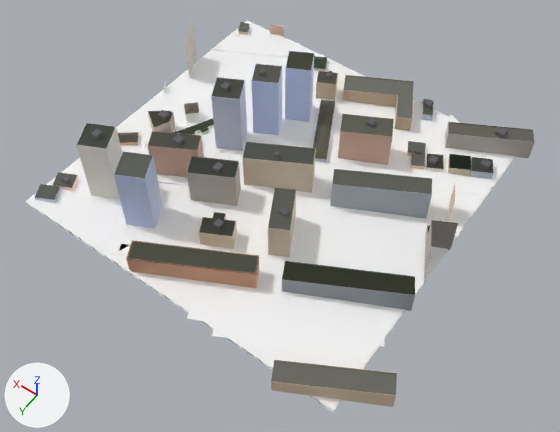
Two versions of the glTF model public/tiles/0/-3_-12.glb, one commit apart.
One viewpoint serves both versions: a camera (50 mm lens) standing at (-854.0, 3246.0, 573.0) and looking at (-662.0, 2977.0, 150.0). The lights are fixed; the arrows at lower left show +X, +Y and +Z. The first picture is the older version. Where no turn or scale is listed for an object, it has been applied to the vertices. Vertices at exactly the same position are counted once.

The first picture shows 't0_-3_-12'.
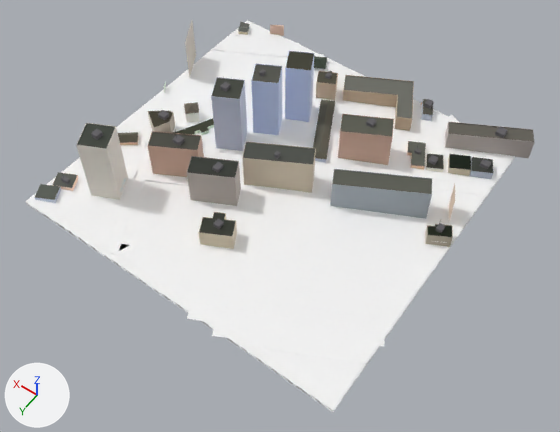
Where the newer file only moved an object's origin or applied its transform, the numbers keep the older frame.

Changed parts and their boxes [x1, y1, x2, y2] in the pictures (560 x 432 px; the box of a moved part takes in the faces that stretch with it):
```json
{"part": 1, "of": "me_t0__3__12", "change": "deleted", "before": [114, 151, 458, 407]}
{"part": 2, "of": "me_t0__3__12", "change": "moved or reshaped", "before": [103, 118, 471, 335], "after": [73, 115, 471, 326]}
```

Scene script edits in JSON lines:
```json
{"block": "me_t0__3__12", "where": "# used by ob_t0__3__12; location = (-650.7, 2944.9, 175.3)"}
{"op": "remove", "block": "me_t0__3__12", "code": "me_t0__3__12.from_pydata(...)  # 9945 vertices, 15454 faces; spans x -145.0..145.0, y -139.0..139.0, z -37.0..37.0"}
{"op": "add", "block": "me_t0__3__12", "code": "me_t0__3__12.from_pydata(...)  # 9731 vertices, 15234 faces; spans x -126.0..145.0, y -139.0..132.0, z -37.0..37.0"}
{"block": "me_t0__3__12", "change": "me_t0__3__12 part 1: 14 loose pieces with 213 vertices, spanning x -145.0..79.0, y -17.0..139.0, z -36.0..27.0, are deleted"}
{"block": "me_t0__3__12", "change": "me_t0__3__12 part 2: 32 vertices moved within x -112.0..135.0, y -75.0..124.0, z -32.0..-23.0; 14 vertices removed from x -81.0..133.0, y -58.0..109.0, z -31.0..-24.0; 15 vertices added at x -80.0..133.0, y -58.0..105.0, z -31.0..-24.0"}
{"block": "me_t0__3__12", "change": "other edits to the shape of me_t0__3__12 do not show in these pictures"}
{"op": "remove", "block": "me_t0__3__12", "code": "me_t0__3__12.materials.append(mat_facade_tuff)"}
```
